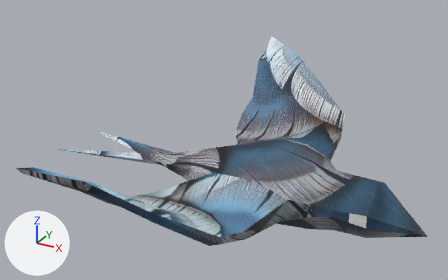
A saved change to the OBJ model examples/attentiongame3d/assets/bird.obj.
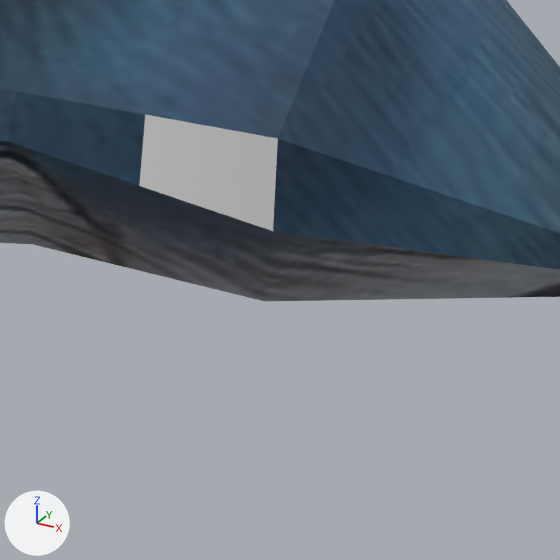
Old and new are each drawn whole from a camera (50 mm lens) standing at (9.61, -22.35, 14.48) and looking at (-2.75, 0.13, 3.24) and again close up on the part from 74% to 90% of the width and 71% to 97% of the height. Arrows for +X, +Y and +Z are at lower left; the lights stay in place. Where no turn or scale is listed for an object, it has been applied to the vertices.

Script lines for the objects in view, before the commit:
```python
me_bird = bpy.data.meshes.new('bird')
me_bird.from_pydata(...)  # 180 vertices, 196 faces; spans x -11.7..6.5, y -9.8..9.8, z 0.0..5.6
# faces by material slot: [194, 2]
me_bird.materials.append(mat_lambert2sg)  # picture img_b_feathers_png
me_bird.materials.append(mat_lambert3sg)  # white #e7e7e7
ob_bird = bpy.data.objects.new('bird', me_bird)
ob_bird.location = (0.0, 0.0, 0.0)
```
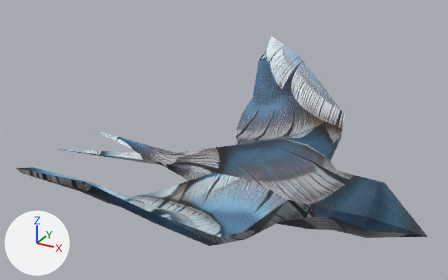
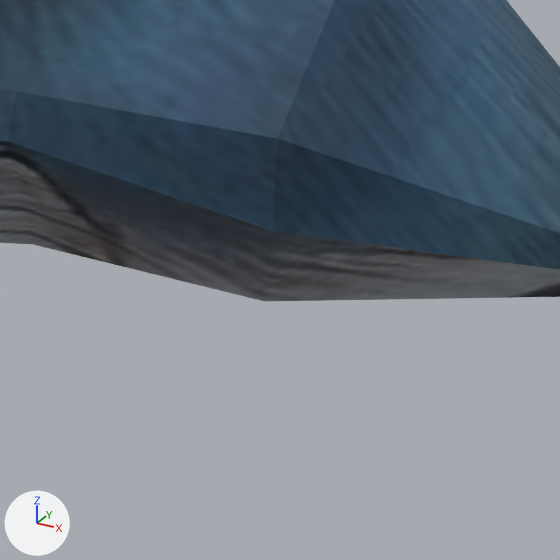
Pixel boxes [x1, y1, x2, y2] of what changed, in the close-ups (560 x 560 px):
part 1 of me_bird, recoloured (grey to blue)
    both: [139, 115, 278, 231]

Diff of the bpy script that builds the scene:
```diff
--- a/examples/attentiongame3d/assets/bird.obj.py
+++ b/examples/attentiongame3d/assets/bird.obj.py
@@ me_bird @@
 me_bird.from_pydata(...)  # 180 vertices, 196 faces; spans x -11.7..6.5, y -9.8..9.8, z 0.0..5.6
 # used by ob_bird; location = (0.0, 0.0, 0.0)
+# me_bird part 1: all 2 faces that had it switch from mat_lambert3sg (white #e7e7e7) to mat_lambert2sg (picture img_b_feathers_png)
```
